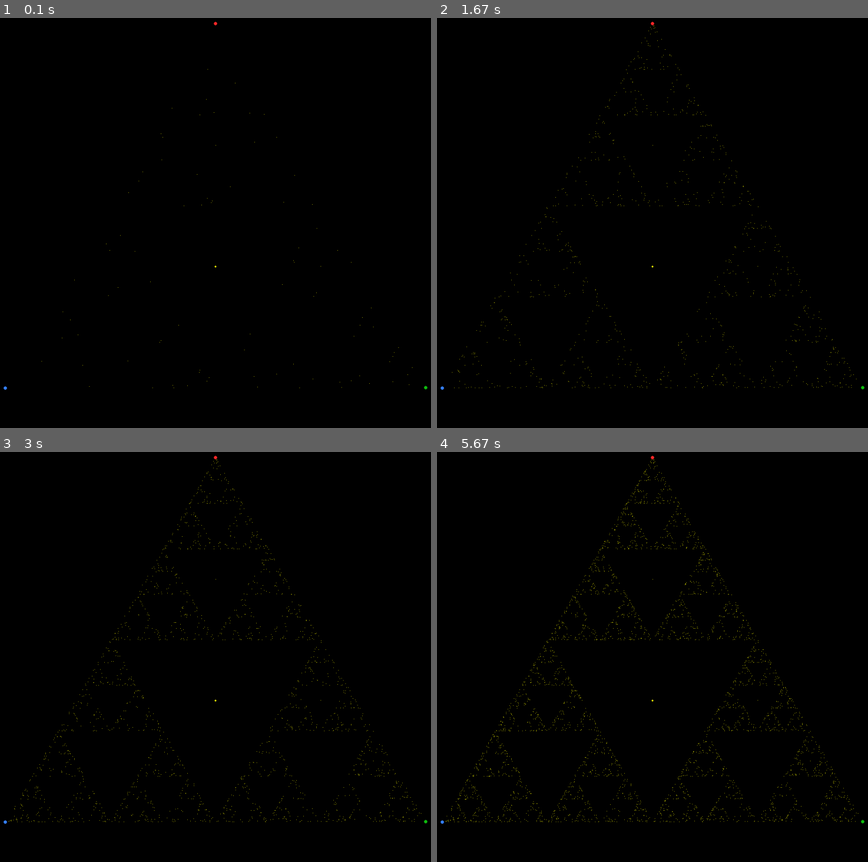
Above: before the commit, frames 1-4 (two rows, left to right).
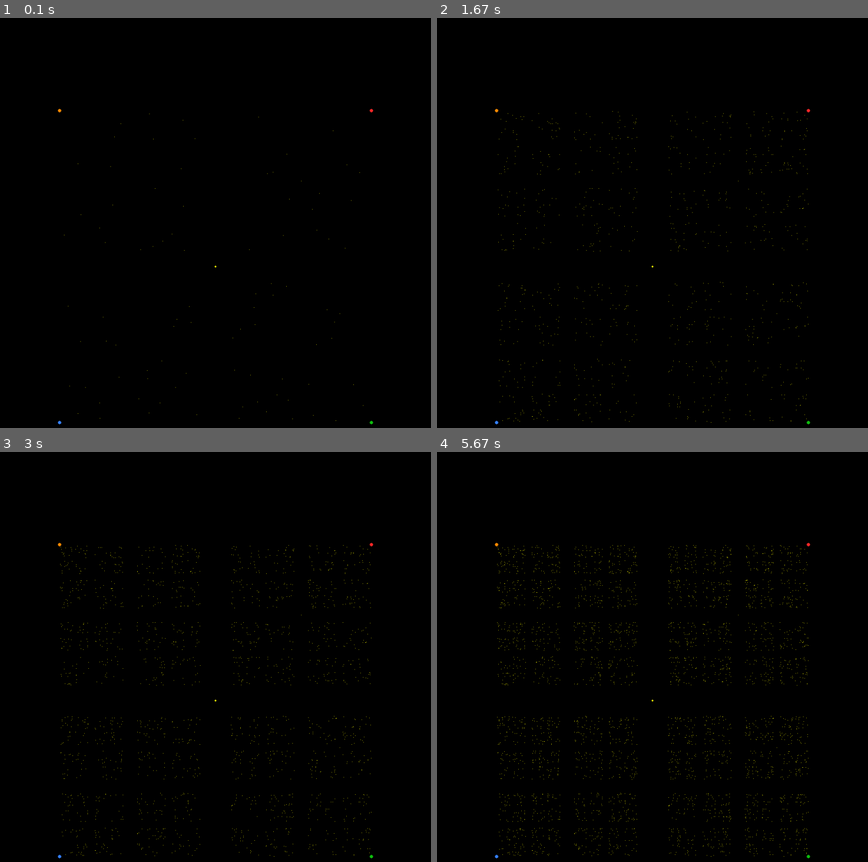
Above: after the commit, the same moments.

Repository: WarrenB42/Chaos-Game
Game: pygame game, started from Chaos Game.py
The game is run twice, just before and just after one commit, with the same random seed, the same clock (stepped at 60 frames per second) and the same inputs.
Inputs:
- Up to frame 1 (0.1 s): no input
- Up to frame 2 (1.67 s): no input
- Up to frame 3 (3 s): no input
- Up to frame 4 (5.67 s): no input

The runs differ from the first frame. In frame 1, 0.1% of the frame differs, in the area x 0-100%, y 0-100%; in frame 2, 0.8%; in frame 3, 1.4%; in frame 4, 2.6%.

Commit message:
Changed initial pattern to square

Diff:
--- a/Chaos Game.py
+++ b/Chaos Game.py
@@ -104,7 +104,7 @@
 
 # select a pattern and create the layout
 
-config = sierpinski
+config = square
 points = config.Points
 startPoint = config.StartPoint
 color = config.StartPointColor
